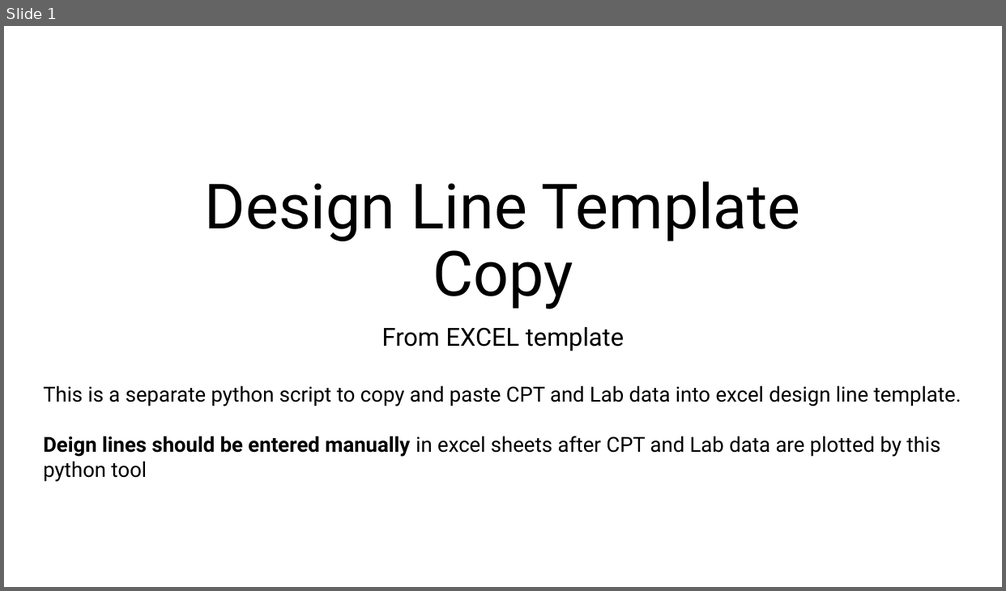
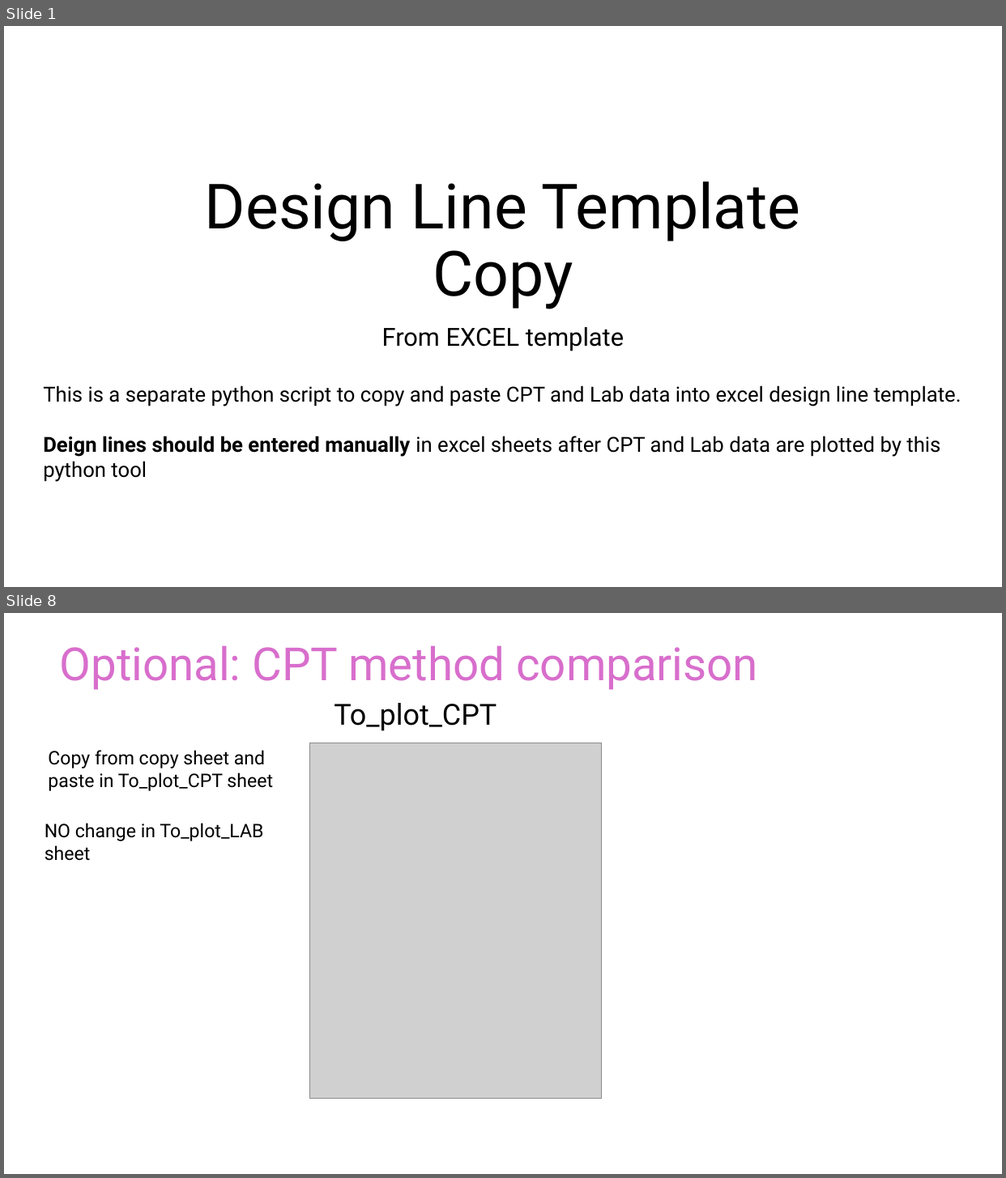
Before and after one commit to hem55-star/DL_template_copy, a slide deck: Instructions_manual_for_DL_template_copy.pptx. Shown one above the other, each under a label of ours: slide 1 before the commit, slides 1 and 8 after it; the slides between them are not shown. The pictures are 1006x591 and 1006x1178 pixels, drawn with LibreOffice and Linux fonts; fonts in the diff are those of the drawing; grey boxes stand for pictures. Boxes give left, top, right and bottom in pixels: in the first picture for what was removed or moved away, otherwise in the second. Text is boxed around its words. In the diff, an @@ line names an element or a change of style, - is before the commit and + after.

Commit message:
Included a new feature for CPT parameter comparison (to plot different CPT correlations of the specific parameter in the same plot)

```diff
--- a/Instructions_manual_for_DL_template_copy.pptx
+++ b/Instructions_manual_for_DL_template_copy.pptx
@@ slide 8 added at [4,613,1002,1174], background #FFFFFF @@
@@ title added at [60,645,758,690], 44 pt, text #D86ECC @@
+Optional: CPT method comparison
@@ text added at [334,703,496,731], 28 pt, text #000000 @@
+To_plot_CPT
@@ text added at [48,750,273,791], 18 pt, text #000000 @@
+Copy from copy sheet and paste in To_plot_CPT sheet
@@ picture added at [310,743,602,1099] @@
@@ text added at [44,823,263,861], 18 pt, text #000000 @@
+NO change in To_plot_LAB sheet
```
Also in this commit, not shown: 6 slides changed, 1 other slide added, 3 other files.
